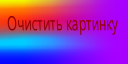
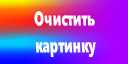
The second 128 × 64 image is a revision of the first. Changes to its layers:
painted on "Обычный слой 1" over left=7, top=11, right=118, bottom=58
